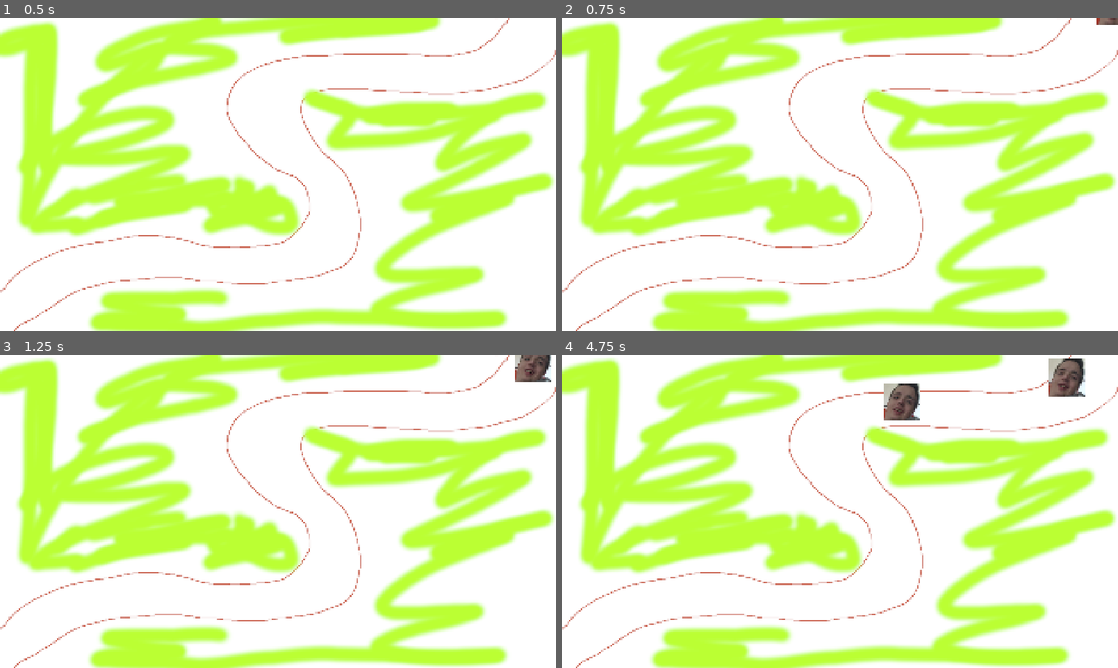
Above: before the commit, frames 1-4 (two rows, left to right).
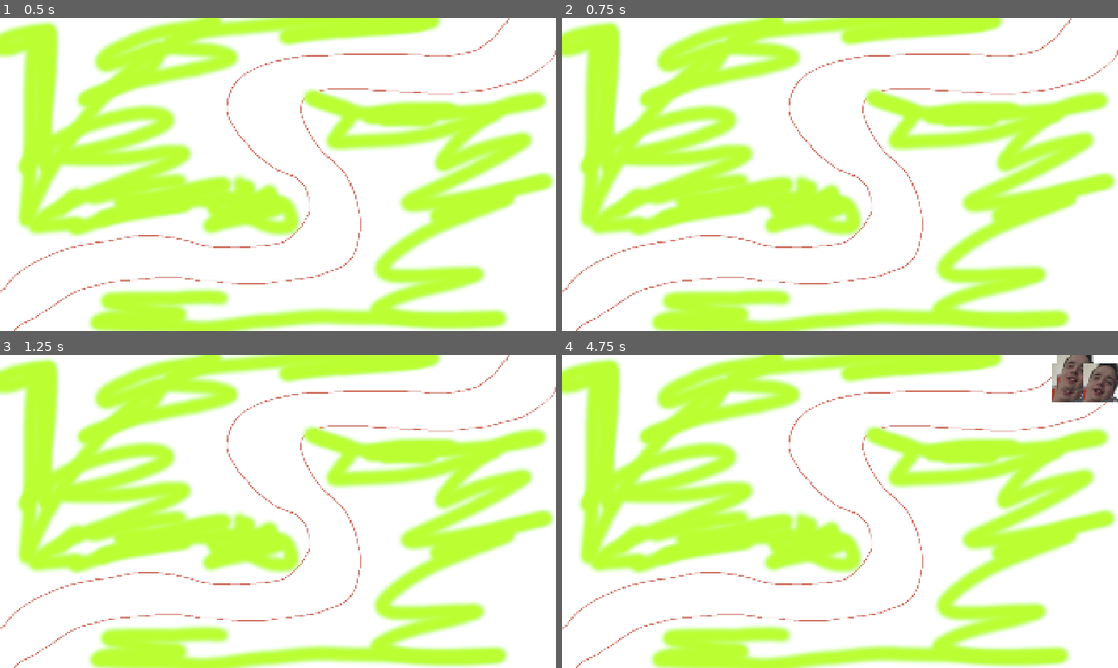
Above: after the commit, the same moments.

Repository: AstroFP/BrainRot-Tower-Defense
Game: Godot game, scene res://scenes/levels/test_level.tscn
The game is run twice, just before and just after one commit, with the same random seed, the same clock (stepped at 60 frames per second) and the same inputs.
Inputs:
- Up to frame 1 (0.5 s): no input
- Up to frame 2 (0.75 s): tap Enter at 0.5 s
- Up to frame 3 (1.25 s): no input
- Up to frame 4 (4.75 s): no input

Frame 1 is identical in both runs. In frame 2, less than 0.1% of the frame differs, in the area x 96-100%, y 0-3%; in frame 3, 0.5%; in frame 4, 2.2%, in the area x 57-100%, y 0-21%.

Commit message:
feat: Implement wave spawning using data from WaveInfo resource

Diff:
--- a/scripts/game_manager.gd
+++ b/scripts/game_manager.gd
@@ -3,14 +3,49 @@
 
 const PATH_FOLLOW = preload("res://prefabs/enemies/path_follow.tscn")
 #@onready var path = $"../Path"
-var path
+var paths
+var can_spawn_enemy = true
+
+var wave_info := WaveInfo.new()
+
+var waves = wave_info.waves
+var current_wave = wave_info.current_wave
+var max_waves = wave_info.max_waves
 
 func _ready():
-	path = get_node("../Path")
-	var hungry_hippo = PATH_FOLLOW.instantiate()
-	hungry_hippo.get_node("HungryHippo").move_speed = 200.0
-	path.add_child(hungry_hippo)
-	path.add_child(PATH_FOLLOW.instantiate())
+	paths = [get_node("../Path")]
+	#var hungry_hippo = PATH_FOLLOW.instantiate()
+	#hungry_hippo.get_node("HungryHippo").move_speed = 200.0
+	#path.add_child(hungry_hippo)
+	#spawn_enemies()
+	spawn_wave(paths[0],current_wave-1)
 
 func _physics_process(delta):
-	pass
+	can_spawn_enemy = true
+
+func spawn_enemies():
+	for i in range(5):
+		paths[0].add_child(PATH_FOLLOW.instantiate())
+		await get_tree().create_timer(0.5).timeout
+
+
+func spawn_wave(path,wave_num):
+	var patterns = unpack_enemies_pattern(waves[wave_num])
+
+	for pattern in patterns:
+		for enemy_number in pattern[0]:
+			var enemy_to_spawn = wave_info.enemies[pattern[1]].instantiate()
+			path.add_child(enemy_to_spawn)
+			await get_tree().create_timer(waves[wave_num]["enemy_spawn_delay"]).timeout
+		await get_tree().create_timer(waves[wave_num]["enemy_pattern_spawn_delay"]).timeout
+
+
+func unpack_enemies_pattern(wave):
+	var enemies_patterns_list = wave['enemies_pattern'].split("_")
+	var patterns = []
+	for pattern in enemies_patterns_list:
+		var number = int(pattern.substr(0,pattern.length() - 1))
+		var type = pattern.substr(pattern.length() - 1, 1)
+		patterns.append([number,type])
+
+	return patterns
